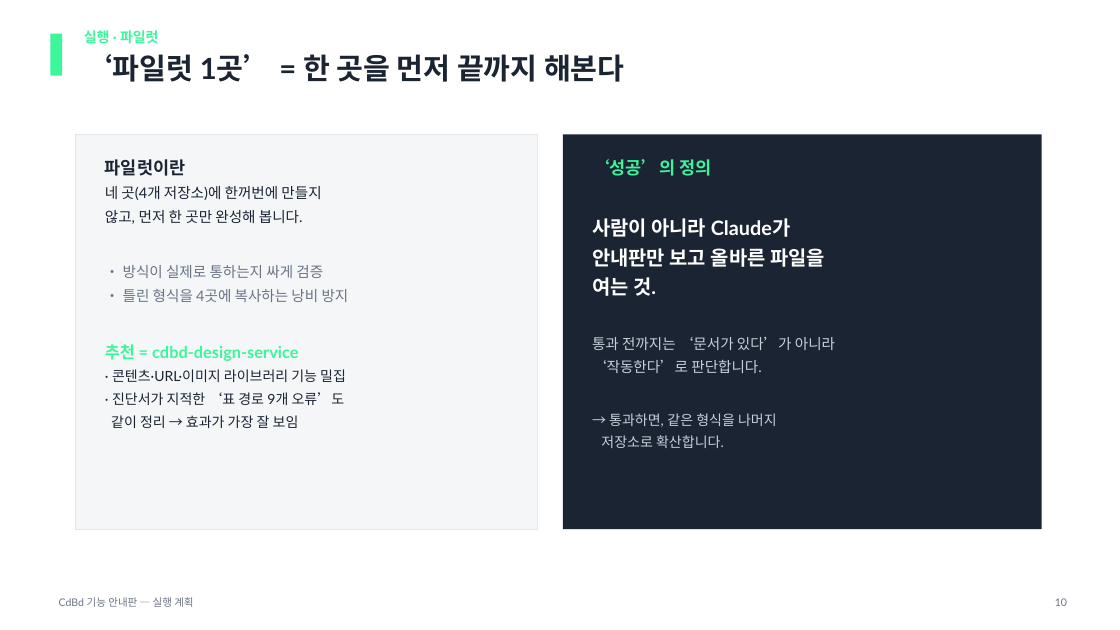
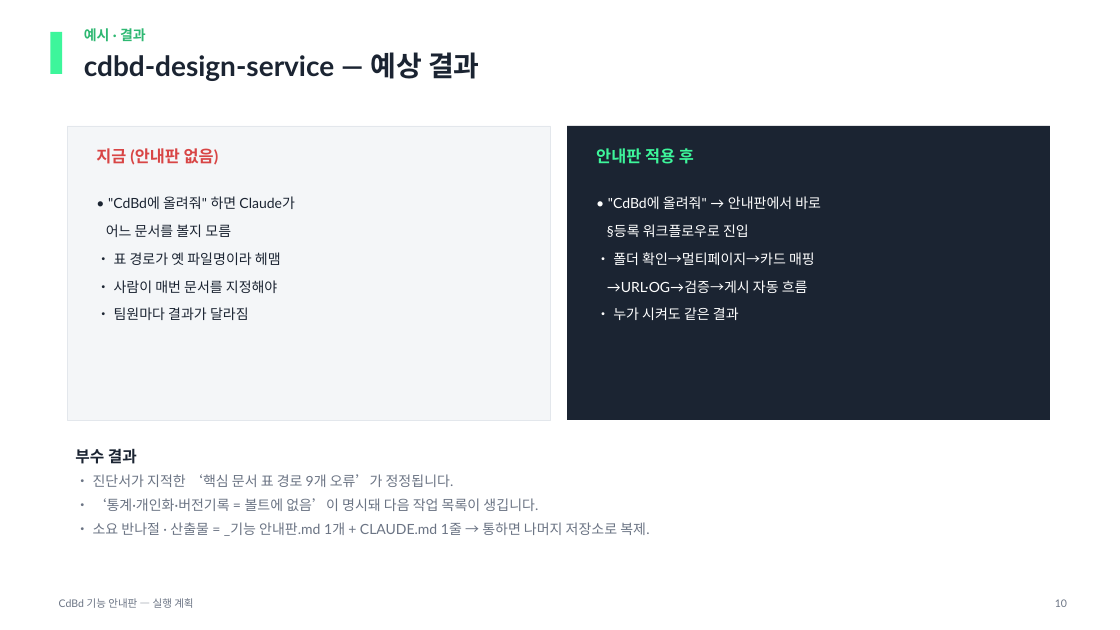
Before and after one commit to CdBd-in/design, a slide deck: slide 10 of _기능 안내판 실행 계획.pptx. Drawn at 1120x630 pixels with LibreOffice and Linux fonts; fonts in the diff are those of the drawing. Boxes give left, top, right and bottom in pixels: in the first picture for what was removed or moved away, otherwise in the second. Text is boxed around its words. In the diff, an @@ line names an element or a change of style, - is before the commit and + after.

```diff
--- a/_기능 안내판 실행 계획.pptx
+++ b/_기능 안내판 실행 계획.pptx
@@ rectangle: place and size @@
-rectangle at [0,0,1120,109]
+rectangle at [0,0,1120,105]
@@ text at [84,28,480,81]: text changed; size 25 to 24 pt @@
-실행 · 파일럿
-‘파일럿 1곳’ = 한 곳을 먼저 끝까지 해본다
+예시 · 결과
+cdbd-design-service — 예상 결과
@@ rectangle: place and size @@
-rectangle at [76,134,538,529]
+rectangle at [67,126,550,420]
@@ text added at [96,148,219,165], 14 pt, text #D84545, bold @@
+지금 (안내판 없음)
@@ rectangle: place and size @@
-rectangle at [563,134,1042,529]
+rectangle at [567,126,1050,420]
@@ text added at [596,148,694,164], 14 pt, text #3DF69B, bold @@
+안내판 적용 후
@@ text removed at [105,159,349,428] @@
-파일럿이란
-네 곳(4개 저장소)에 한꺼번에 만들지
-않고, 먼저 한 곳만 완성해 봅니다.
-• 방식이 실제로 통하는지 싸게 검증
-• 틀린 형식을 4곳에 복사하는 낭비 방지
-추천 = cdbd-design-service
-· 콘텐츠·URL·이미지 라이브러리 기능 밀집
-· 진단서가 지적한 ‘표 경로 9개 오류’도
-같이 정리 → 효과가 가장 잘 보임
@@ text removed at [592,159,835,448] @@
-‘성공’의 정의
-사람이 아니라 Claude가
-안내판만 보고 올바른 파일을
-여는 것.
-통과 전까지는 ‘문서가 있다’가 아니라
-‘작동한다’로 판단합니다.
-→ 통과하면, 같은 형식을 나머지
-저장소로 확산합니다.
@@ text added at [106,196,295,320], 12 pt, text #1B2432 @@
+• "CdBd에 올려줘" 하면 Claude가
+어느 문서를 볼지 모름
+• 표 경로가 옛 파일명이라 헤맴
+• 사람이 매번 문서를 지정해야
+• 팀원마다 결과가 달라짐
@@ text added at [607,196,821,320], 12 pt, text #FFFFFF @@
+• "CdBd에 올려줘" → 안내판에서 바로
+§등록 워크플로우로 진입
+• 폴더 확인→멀티페이지→카드 매핑
+→URL·OG→검증→게시 자동 흐름
+• 누가 시켜도 같은 결과
@@ text added at [75,448,649,536], 12 pt, text #6B7484 @@
+부수 결과
+• 진단서가 지적한 ‘핵심 문서 표 경로 9개 오류’가 정정됩니다.
+• ‘통계·개인화·버전기록 = 볼트에 없음’이 명시돼 다음 작업 목록이 생깁니다.
+• 소요 반나절 · 산출물 = _기능 안내판.md 1개 + CLAUDE.md 1줄 → 통하면 나머지 저장소로 복제.
```
Also in this commit, not shown: 6 other slides changed, 3 slides added, 3 slides removed, 2 other files.
